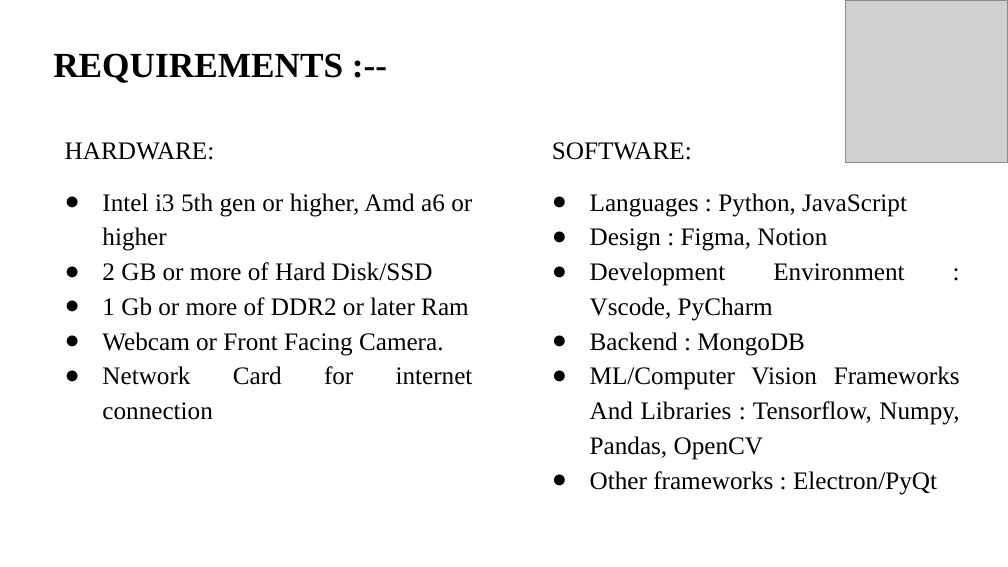
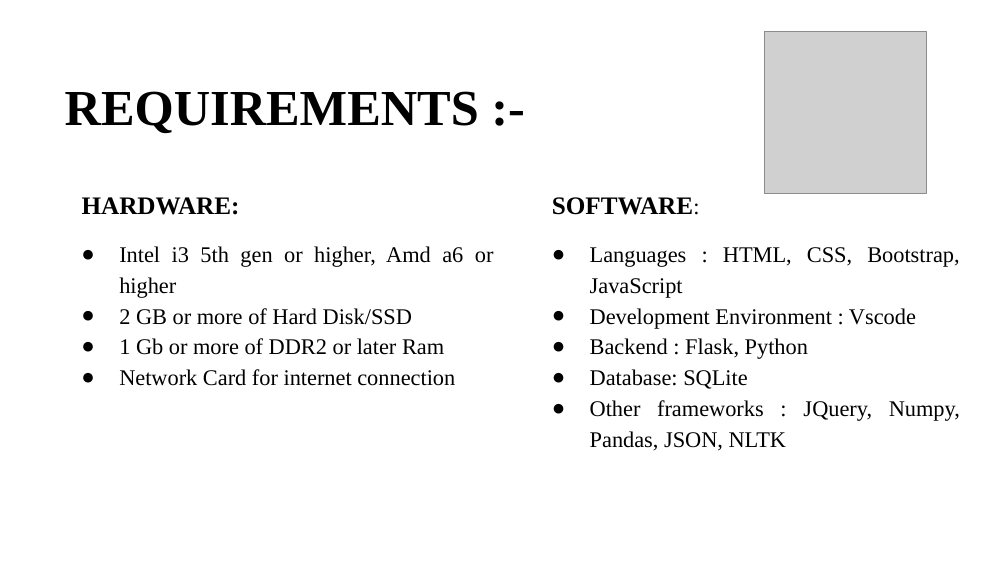
Before and after one commit to imakathuria/Examination-System-PPT, a slide deck: slide 12 of Git_Major.pptx. Drawn at 1008x567 pixels with LibreOffice and Linux fonts; fonts in the diff are those of the drawing; grey boxes stand for pictures. Boxes give left, top, right and bottom in pixels: in the first picture for what was removed or moved away, otherwise in the second. Text is boxed around its words. In the diff, an @@ line names an element or a change of style, - is before the commit and + after.

```diff
--- a/Git_Major.pptx
+++ b/Git_Major.pptx
@@ picture: place and size @@
-picture at box(846, 0, 1008, 162)
+picture at box(765, 31, 927, 194)
@@ title at box(65, 91, 479, 133): text changed; size 25.2 to 36 pt @@
-REQUIREMENTS :--
+REQUIREMENTS :-
@@ text "HARDWARE:": place and size @@
-text "HARDWARE:" at box(65, 142, 473, 420)
+text "HARDWARE:" at box(82, 197, 494, 386)
@@ text "HARDWARE:" at box(82, 197, 494, 386): bold on in "HARDWARE:"; size 18 to 16 pt @@
@@ text "SOFTWARE:": place and size @@
-text "SOFTWARE:" at box(552, 142, 960, 495)
+text "SOFTWARE:" at box(552, 197, 960, 451)
@@ text at box(552, 197, 693, 215): size 18 to 16 pt, bold on in "SOFTWARE:" @@
@@ text at box(590, 247, 960, 451): text changed; size 18 to 16 pt @@
-● Languages : Python, JavaScript
-● Design : Figma, Notion
-● Development Environment : Vscode, PyCharm
-● Backend : MongoDB
-● ML/Computer Vision Frameworks And Libraries : Tensorflow, Numpy, Pandas, OpenCV
-● Other frameworks : Electron/PyQt
+● Languages : HTML, CSS, Bootstrap, JavaScript
+● Development Environment : Vscode
+● Backend : Flask, Python
+● Database: SQLite
+● Other frameworks : JQuery, Numpy, Pandas, JSON, NLTK
@@ text at box(102, 332, 444, 356): paragraph removed @@
-● Webcam or Front Facing Camera.
```
Also in this commit, not shown: 14 other slides changed, 1 slide added, 1 slide removed.
